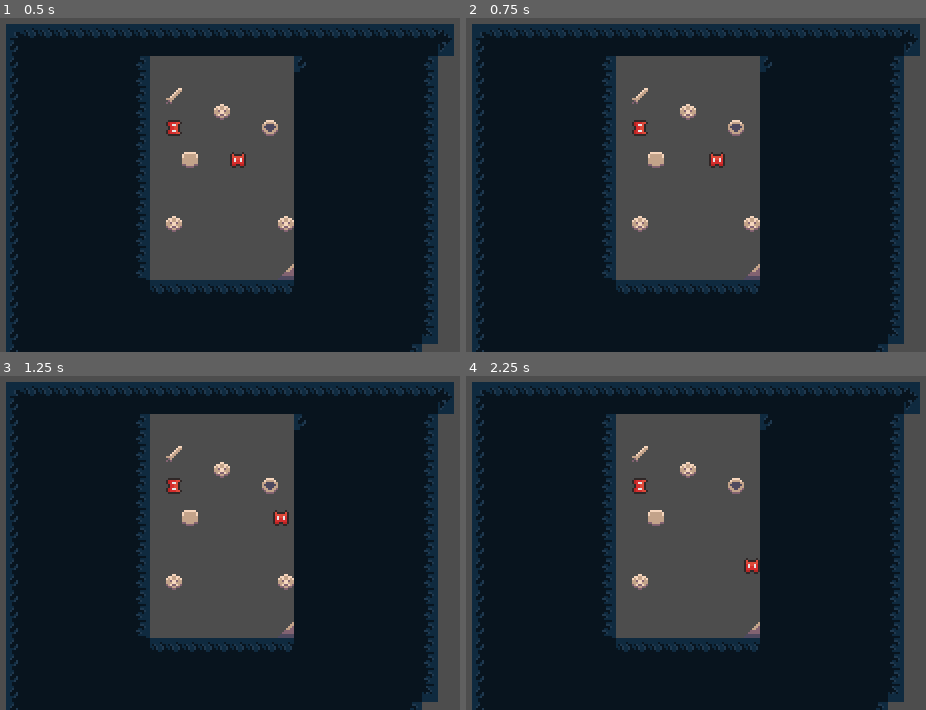
Above: before the commit, frames 1-4 (two rows, left to right).
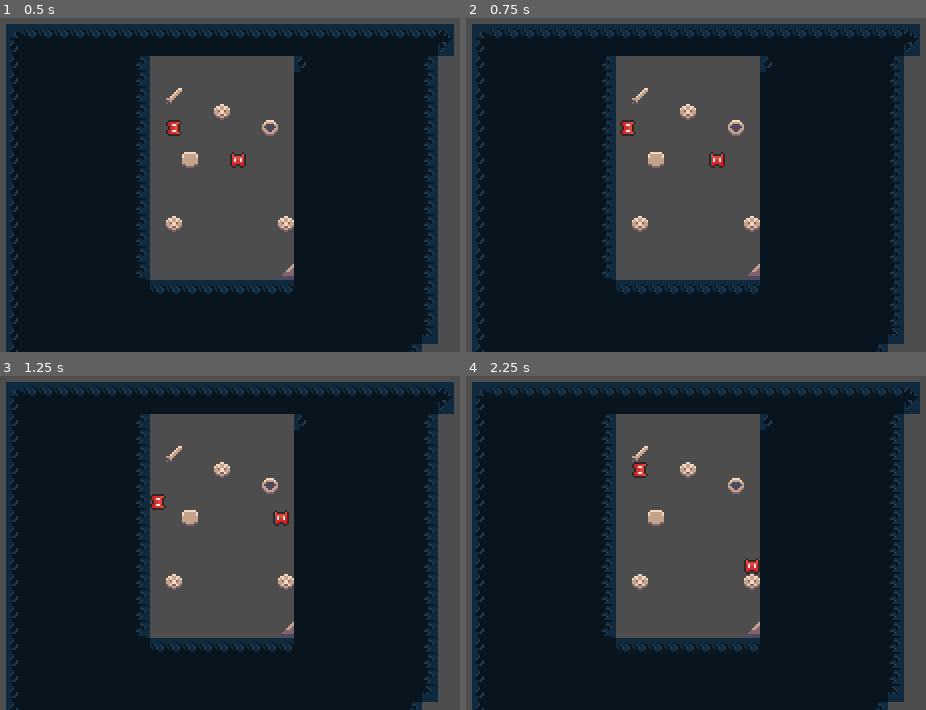
Above: after the commit, the same moments.

Repository: SandroMaglione/fukai
Game: Godot game, scene res://scenes/dungeon.tscn
Two runs of this game, one before a commit and one after it. Both use one fixed random seed, a clock stepped at 60 frames per second and the inputs below.
Inputs:
- Up to frame 1 (0.5 s): no input
- Up to frame 2 (0.75 s): tap Enter at 0.5 s; hold Right (move_right) from 0.53 s (still down)
- Up to frame 3 (1.25 s): keep holding Right (move_right)
- Up to frame 4 (2.25 s): release Right (move_right) at 1.28 s; hold Down (move_down) 1.28-2.03 s; hold Right (move_right) from 2.03 s (still down)

Frame 1 is identical in both runs. In frame 2, 0.3% of the frame differs, in the area x 33-40%, y 30-36%; in frame 3, 0.3%; in frame 4, 0.4%, in the area x 36-64%, y 25-65%.

Commit message:
enemy movement turn based

Diff:
--- a/entities/enemy.tscn
+++ b/entities/enemy.tscn
@@ -1,10 +1,11 @@
-[gd_scene load_steps=8 format=3 uid="uid://ykgm2mu1vo0o"]
+[gd_scene load_steps=9 format=3 uid="uid://ykgm2mu1vo0o"]
 
 [ext_resource type="Script" path="res://entities/enemy.gd" id="1_pv75r"]
 [ext_resource type="Texture2D" uid="uid://crg7ddqi8kjkj" path="res://assets/sprites/player-sprite.png" id="1_y0jeg"]
 [ext_resource type="PackedScene" uid="uid://cad2idrq7ngbn" path="res://scripts/grid_movement.tscn" id="2_11sgw"]
 [ext_resource type="Script" path="res://entities/roaming_enemy_movement.gd" id="3_e2tlr"]
 [ext_resource type="Script" path="res://entities/chase_enemy_movement.gd" id="4_fykiq"]
+[ext_resource type="Script" path="res://scripts/state_machine.gd" id="4_ir2dp"]
 
 [sub_resource type="SpriteFrames" id="SpriteFrames_e10k4"]
 animations = [{
@@ -27,7 +28,9 @@
 rotation = 1.5708
 sprite_frames = SubResource("SpriteFrames_e10k4")
 
-[node name="GridMovement" parent="." instance=ExtResource("2_11sgw")]
+[node name="GridMovement" parent="." node_paths=PackedStringArray("actor") instance=ExtResource("2_11sgw")]
+collision_mask = 51
+actor = NodePath("..")
 
 [node name="Area2D" type="Area2D" parent="."]
 collision_layer = 16
@@ -36,7 +39,9 @@
 [node name="CollisionShape2D" type="CollisionShape2D" parent="Area2D"]
 shape = SubResource("RectangleShape2D_ddnc6")
 
-[node name="EnemyMovement" type="Node" parent="."]
+[node name="EnemyMovement" type="Node" parent="." node_paths=PackedStringArray("current_state")]
+script = ExtResource("4_ir2dp")
+current_state = NodePath("RoamingEnemyMovement")
 
 [node name="RoamingEnemyMovement" type="Node" parent="EnemyMovement" node_paths=PackedStringArray("grid_movement")]
 script = ExtResource("3_e2tlr")
--- a/entities/player.gd
+++ b/entities/player.gd
@@ -8,11 +8,15 @@
 	position -= Vector2.ONE * (Constants.TILE_SIZE / 2)
 
 func _process(_delta):
-	var input_direction = Input.get_vector("move_left", "move_right", "move_up", "move_down")
-	var collider = grid_movement.move(input_direction)
+	if TurnBasedMovement.is_player_turn() and not grid_movement.is_moving():
+		var input_direction = Input.get_vector("move_left", "move_right", "move_up", "move_down")
 
-	if collider == null:
-		grid_movement.execute_move(input_direction)
+		if input_direction.length() != 0:
+			var collider = grid_movement.move(input_direction)
+
+			if collider == null:
+				grid_movement.execute_move(input_direction)
+				TurnBasedMovement.turn_completed()
 
 func _on_grid_movement_collided(body, movement):
 	if body is TileMap:
--- a/entities/roaming_enemy_movement.gd
+++ b/entities/roaming_enemy_movement.gd
@@ -3,11 +3,25 @@
 
 @export var grid_movement: GridMovement
 
-# Called when the node enters the scene tree for the first time.
-func _ready():
-	pass # Replace with function body.
+func Physics_update(_delta):
+	if TurnBasedMovement.is_enemy_turn():
+		var direction = random_direction()
+		var collider = grid_movement.move(direction)
 
+		if collider == null:
+			grid_movement.execute_move(direction)
+			TurnBasedMovement.turn_completed()
 
-# Called every frame. 'delta' is the elapsed time since the previous frame.
-func _process(delta):
-	pass
+func random_direction() -> Vector2:
+	var rand = randi() % 5
+
+	if rand == 0:
+		return Vector2.UP
+	elif rand == 1:
+		return Vector2.DOWN
+	elif rand == 2:
+		return Vector2.LEFT
+	elif rand == 3:
+		return Vector2.RIGHT
+
+	return Vector2.ZERO
--- a/project.godot
+++ b/project.godot
@@ -18,6 +18,7 @@
 [autoload]
 
 Constants="*res://scripts/constants.gd"
+TurnBasedMovement="*res://scripts/turn_based_movement.gd"
 
 [display]
 
--- a/scripts/grid_movement.gd
+++ b/scripts/grid_movement.gd
@@ -31,7 +31,7 @@
 	return null
 
 func execute_move(direction: Vector2) -> void:
-	if moving_direction.length() == 0 and direction.length() > 0:
+	if not is_moving() and direction.length() > 0:
 		var movement = _unit_direction(direction)
 
 		collided_direction = Vector2.ZERO
@@ -43,6 +43,9 @@
 		tween.tween_property(actor, "position", new_position, speed).set_trans(Tween.TRANS_LINEAR)
 		tween.tween_callback(func(): moving_direction = Vector2.ZERO)
 
+func is_moving() -> bool:
+	return  moving_direction.length() != 0
+
 func _unit_direction(direction: Vector2) -> Vector2:
 	var movement = Vector2.DOWN
 	if direction.y > 0: movement = Vector2.DOWN
--- /dev/null
+++ b/scripts/turn_based_movement.gd
@@ -0,0 +1,16 @@
+extends Node
+
+enum Turn { PLAYER, ENEMY }
+
+var current_turn: Turn = Turn.PLAYER
+
+func turn_completed() -> void:
+	print("Done", current_turn)
+	var next_turn = Turn.PLAYER if current_turn == Turn.ENEMY else Turn.ENEMY
+	current_turn = next_turn
+
+func is_player_turn() -> bool:
+	return current_turn == Turn.PLAYER
+
+func is_enemy_turn() -> bool:
+	return current_turn == Turn.ENEMY
